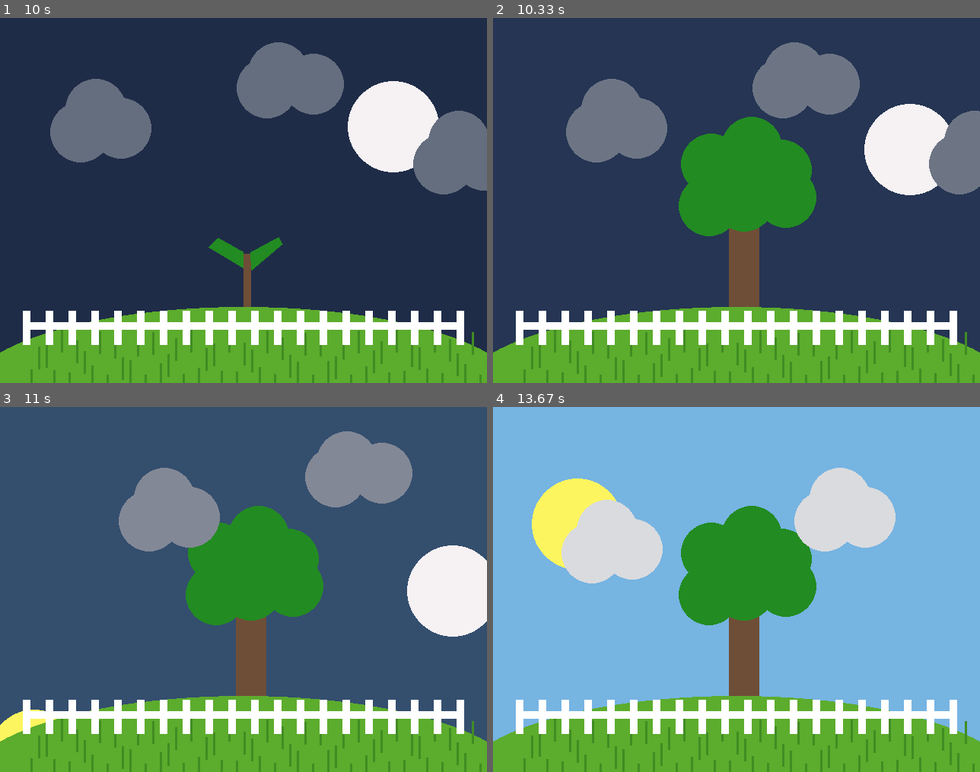
Above: before the commit, frames 1-4 (two rows, left to right).
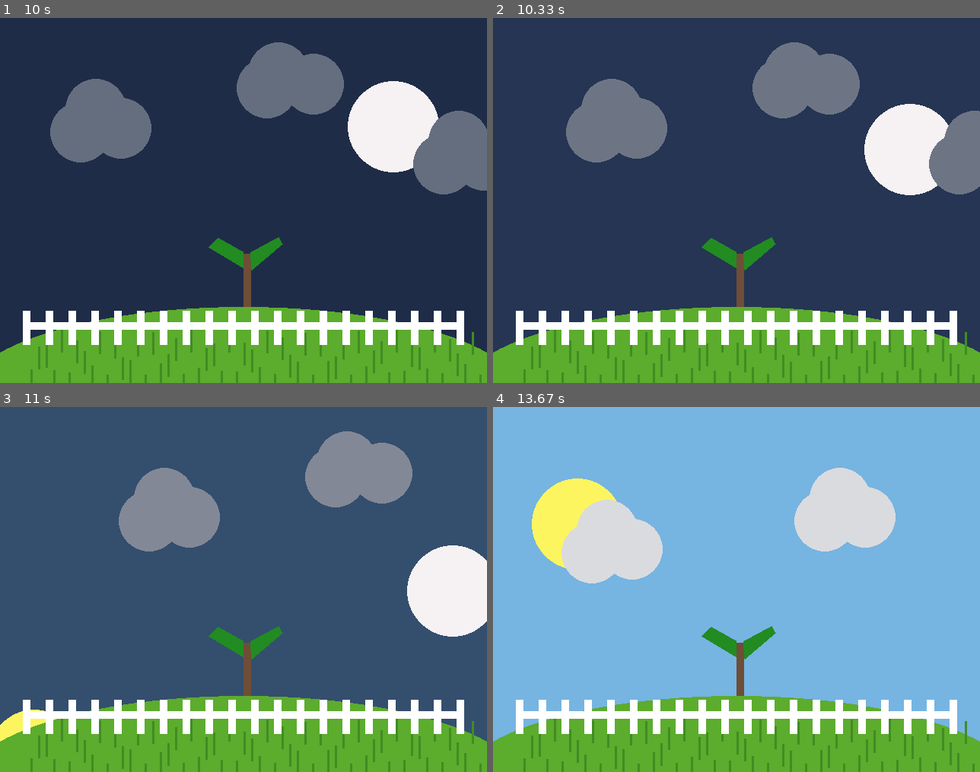
Above: after the commit, the same moments.

Repository: strcodingax/ics-classwork
Game: pygame game, started from Pygame/landscape.py
Two runs of this game, one before a commit and one after it. Both use one fixed random seed, a clock stepped at 60 frames per second and the inputs below.
Inputs:
- Up to frame 1 (10 s): no input
- Up to frame 2 (10.33 s): no input
- Up to frame 3 (11 s): no input
- Up to frame 4 (13.67 s): no input

Frame 1 is identical in both runs. In frame 2, 8.4% of the frame differs, in the area x 38-67%, y 27-80%; in frame 3, 8.2%; in frame 4, 8.4%.

Commit message:
changed tree growth time to make more sense

Diff:
--- a/Pygame/landscape.py
+++ b/Pygame/landscape.py
@@ -139,7 +139,7 @@
     sapling_bark_color = ( 111 , 78 , 55 )
     sapling_leaves_color = ( 34 , 139 , 34 )
 
-    if frames_passed < 300: # Checks if less than 300 frames (10 seconds) have passed
+    if frames_passed < 450: # Checks if less than 390 frames (15 seconds) have passed
 
         # Trunk
         pygame.draw.rect(screen , sapling_bark_color , (WIDTH // 2 , 310 , 10 , 70))
@@ -150,7 +150,7 @@
 
     # Tree (Fully grown)
 
-    if frames_passed >= 300: # Checks if 300 frames (10 seconds) or more have passed
+    if frames_passed >= 450: # Checks if 390 frames (15 seconds) or more have passed
         tree_bark_color = ( 111 , 78 , 55 )
         tree_leaves_color = ( 34 , 139 , 34 )
 
